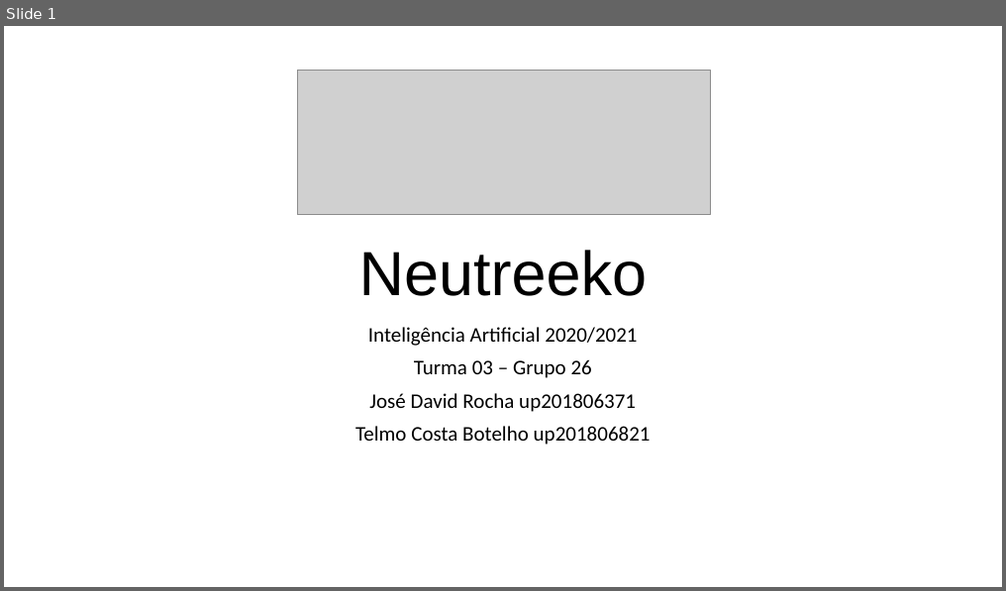
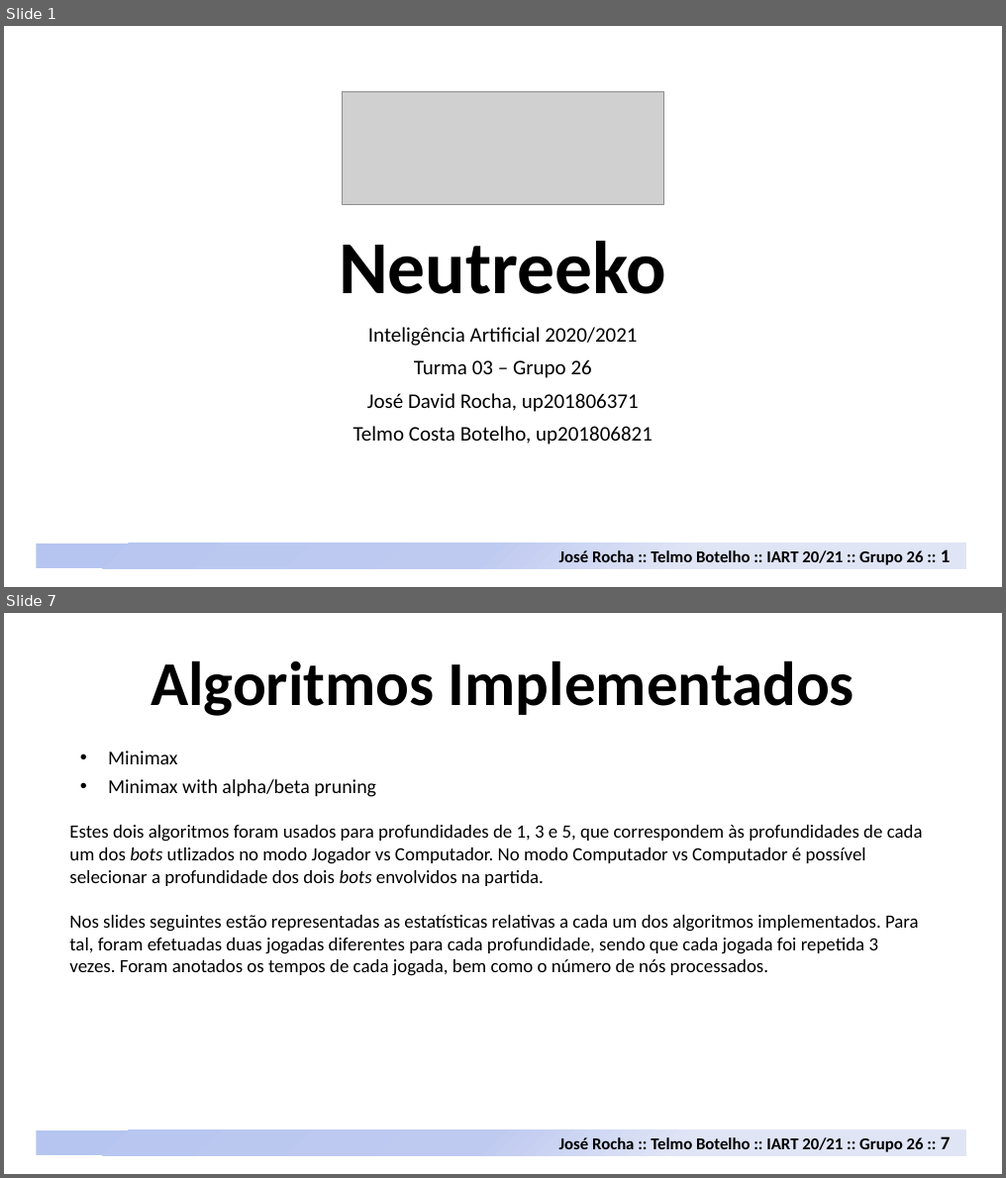
Before and after one commit to davidrocha9/FEUP-IART, a slide deck: Proj1/doc/Neutreeko.pptx. Shown one above the other, each under a label of ours: slide 1 before the commit, slides 1 and 7 after it; the slides between them are not shown. The pictures are 1006x591 and 1006x1178 pixels, drawn with LibreOffice and Linux fonts; fonts in the diff are those of the drawing; grey boxes stand for pictures. Boxes give left, top, right and bottom in pixels: in the first picture for what was removed or moved away, otherwise in the second. Text is boxed around its words. In the diff, an @@ line names an element or a change of style, - is before the commit and + after.

```diff
--- a/Proj1/doc/Neutreeko.pptx
+++ b/Proj1/doc/Neutreeko.pptx
@@ slide 7 added at box(4, 613, 1002, 1174), background #FFFFFF @@
@@ text added at box(151, 661, 854, 716), 60 pt, text #000000, bold @@
+Algoritmos Implementados
@@ text added at box(108, 751, 376, 797), 19 pt, text #000000 @@
+• Minimax
+• Minimax with alpha/beta pruning
@@ text added at box(69, 825, 923, 976), 18 pt, text #000000 @@
+Estes dois algoritmos foram usados para profundidades de 1, 3 e 5, que correspondem às profundidades de cada um dos bots utlizados no modo Jogador vs Computador. No modo Computador vs Computador é possível selecionar a profundidade dos dois bots envolvidos na partida.
+Nos slides seguintes estão representadas as estatísticas relativas a cada um dos algoritmos implementados. Para tal, foram efetuadas duas jogadas diferentes para cada profundidade, sendo que cada jogada foi repetida 3 vezes. Foram anotados os tempos de cada jogada, bem como o número de nós processados.
@@ rectangle added at box(37, 1131, 966, 1156), fill gradient #B6C4F0 to #C0CBF0 to #E0E5F7 @@
@@ text added at box(559, 1137, 950, 1153), 16 pt, text #000000, bold @@
+José Rocha :: Telmo Botelho :: IART 20/21 :: Grupo 26 :: 7
@@ slide 1 changed as well @@
@@ picture: place and size @@
-picture at box(297, 71, 711, 215)
+picture at box(343, 92, 663, 205)
@@ title "Neutreeko" at box(339, 241, 666, 294): size 60 to 72 pt, font Arial to Calibri, bold on @@
@@ subtitle at box(353, 393, 652, 445): text changed @@
-José David Rocha up201806371
-Telmo Costa Botelho up201806821
+José David Rocha, up201806371
+Telmo Costa Botelho, up201806821
@@ rectangle added at box(37, 544, 966, 569), fill gradient #B6C4F0 to #C0CBF0 to #E0E5F7 @@
@@ text added at box(559, 550, 950, 566), 16 pt, text #000000, bold @@
+José Rocha :: Telmo Botelho :: IART 20/21 :: Grupo 26 :: 1
```
Also in this commit, not shown: 4 other slides changed, 4 other slides added, 1 slide removed, 5 other files.
